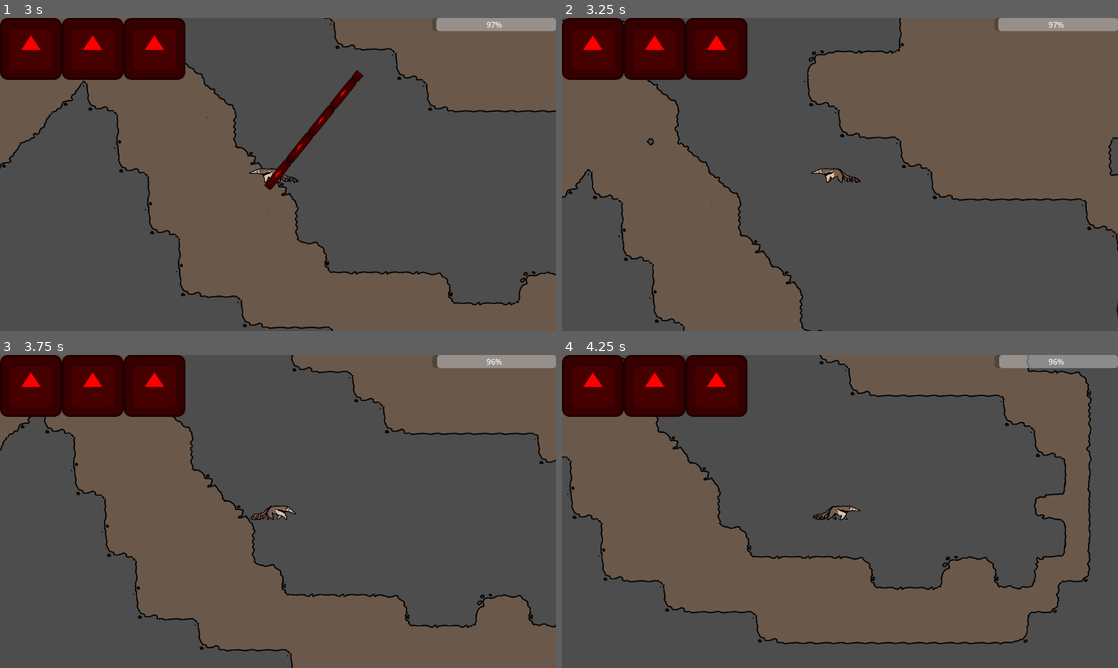
Above: before the commit, frames 1-4 (two rows, left to right).
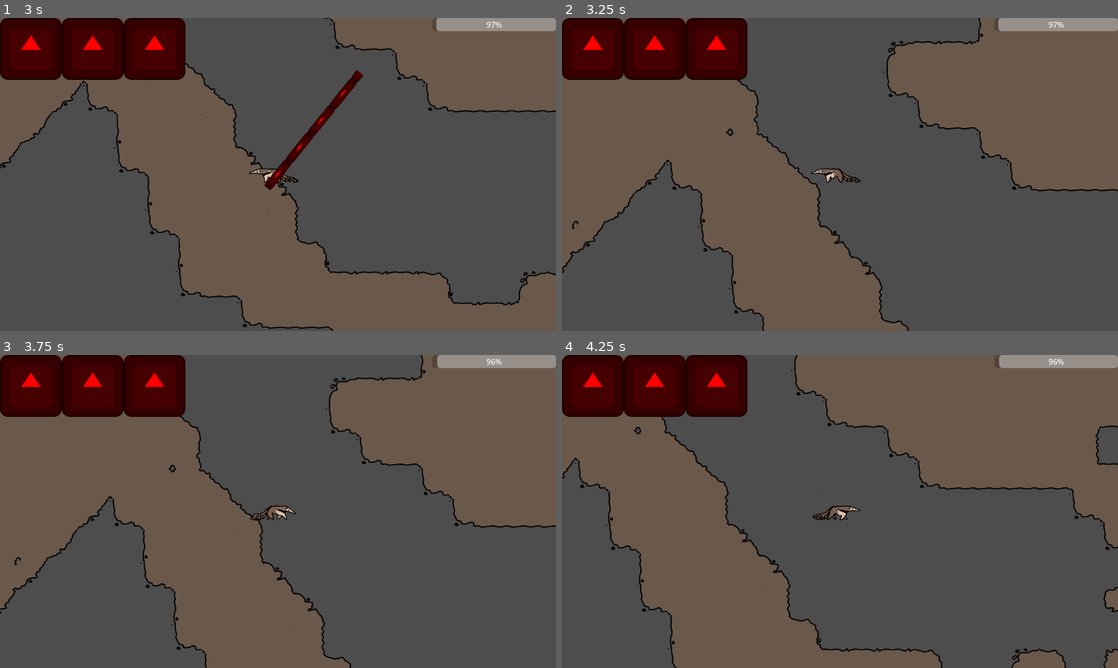
Above: after the commit, the same moments.

Repository: IncrediblyCreativeUsername/Team-Indecisive-Cutthroat-2026
Game: Godot game, scene res://UI/MainMenu.tscn
Two runs of this game, one before a commit and one after it. Both use one fixed random seed, a clock stepped at 60 frames per second and the inputs below. The engine's default icon, where the game draws it, is replaced by a stand-in: a white triangle on a blue panel in a dark square.
Inputs (mouse positions are in pixels of both pictures, inside the frame that each line leads up to):
- Up to frame 1 (3 s): click "Play" at 0.5 s; tap Enter at 1.25 s; move the mouse to (400, 158) at 1.27 s; hold D (MOVE_RIGHT) 1.28-2.78 s; tap Q (DROP) at 1.35 s; tap W (JUMP) at 1.52, 2.27 s; move the mouse to (166, 190) at 2.02 s; tap E (EAT) at 2.1 s; move the mouse to (333, 105) at 2.77 s; hold A (MOVE_LEFT) from 2.78 s (still down); click (333, 105) at 2.85 s
- Up to frame 2 (3.25 s): keep holding A (MOVE_LEFT)
- Up to frame 3 (3.75 s): move the mouse to (250, 574) at 3.52 s; release A (MOVE_LEFT) at 3.53 s; hold D (MOVE_RIGHT) from 3.53 s (still down); tap Q (DROP) at 3.6 s
- Up to frame 4 (4.25 s): keep holding D (MOVE_RIGHT); tap W (JUMP) at 3.77 s

Frame 1 is identical in both runs. In frame 2, 32% of the frame differs, in the area x 0-100%, y 0-100%; in frame 3, 29%; in frame 4, 34%.

Commit message:
More Grappling Changes
Grappling now alters you velocity directly, and the speed is constant but still depends on your initial distance to the target.

Diff:
--- a/Player/Player.tscn
+++ b/Player/Player.tscn
@@ -13,6 +13,7 @@
 
 [sub_resource type="Animation" id="Animation_q3lat"]
 resource_name = "Extend"
+step = 0.033
 tracks/0/type = "value"
 tracks/0/imported = false
 tracks/0/enabled = true
--- a/Player/player.gd
+++ b/Player/player.gd
@@ -8,6 +8,7 @@
 
 var coyoteTimer = 0
 var grapplePoint = Vector2.ZERO
+var grappleSpeed : float = 0.0;
 @export var tongueExtending := false
 @onready var tongueAnimator := $Tongue/TongueAnim
 @onready var tonguePivot := $Tongue
@@ -38,8 +39,9 @@
 
 	#grapple
 	if isGrappling:
-		var grappleDirection : Vector2 = tongueTip.global_position - self.global_position
-		move_and_collide(delta * grappleDirection * 10)
+		var grappleDirection : Vector2 = (grapplePoint - self.global_position).normalized()
+		#move_and_collide(delta * grappleDirection * 10)
+		velocity += grappleDirection * (grappleSpeed + 600)
 	else:
 		if grappleCooldown > 0:
 			grappleCooldown -= 1
@@ -166,6 +168,9 @@
 		else:
 			await get_tree().process_frame
 			grapplePoint = tongueCast.get_collision_point() + Vector2(64,0).rotated(tonguePivot.rotation)
+			grappleSpeed = self.global_position.distance_to(grapplePoint)
+			if velocity.y > 0:
+				velocity.y = 0
 			isGrappling = true
 			grappleCooldown = grappleCooldownMax
 			velocity = Vector2.ZERO
